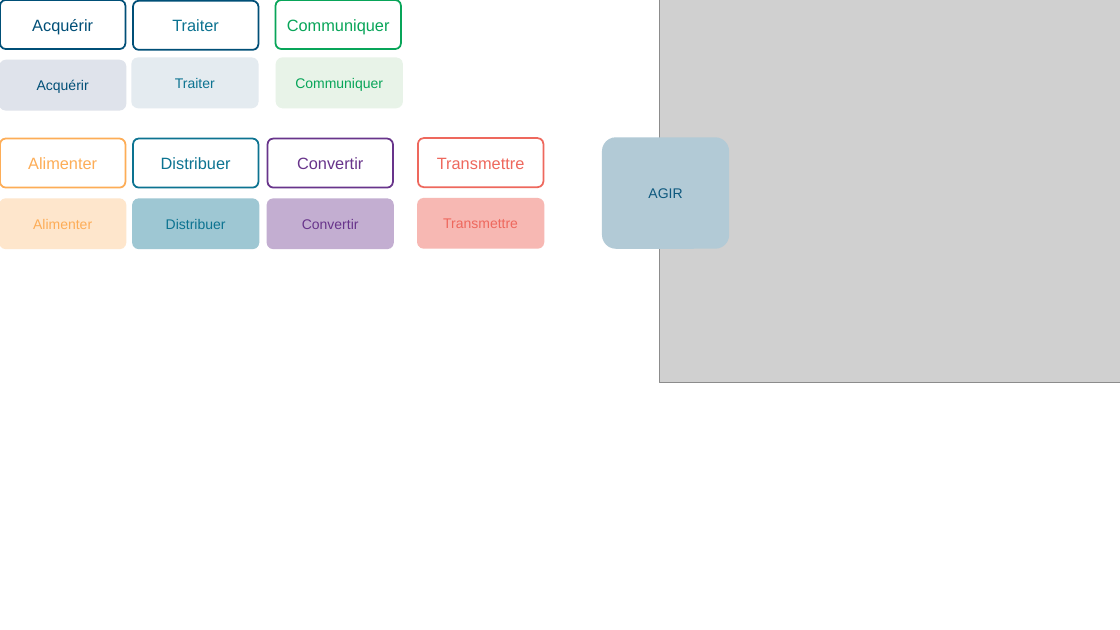
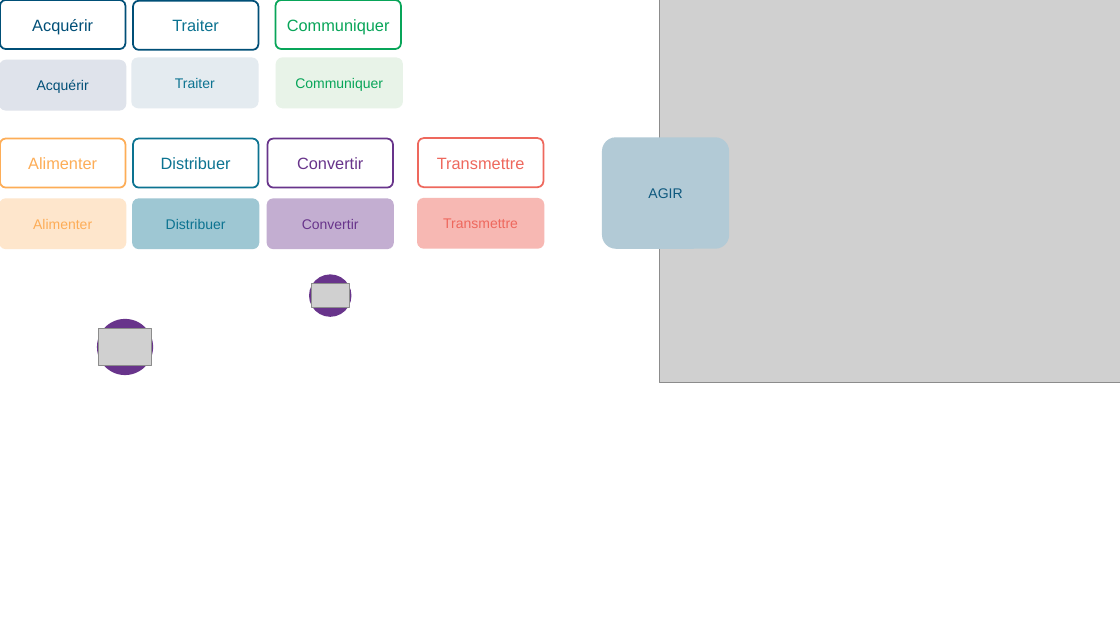
Before and after one commit to xpessoles/TP_Documents_PSI, a slide deck: slide 1 of ChaineFonctionnelle_V2.pptx. Drawn at 1120x630 pixels with LibreOffice and Linux fonts; fonts in the diff are those of the drawing; grey boxes stand for pictures. Boxes give left, top, right and bottom in pixels: in the first picture for what was removed or moved away, otherwise in the second. Text is boxed around its words. In the diff, an @@ line names an element or a change of style, - is before the commit and + after.

```diff
--- a/ChaineFonctionnelle_V2.pptx
+++ b/ChaineFonctionnelle_V2.pptx
@@ ellipse added at (309, 275, 352, 318), fill #68348B @@
@@ picture added at (311, 284, 350, 308) @@
@@ ellipse added at (97, 319, 153, 376), fill #68348B @@
@@ picture added at (98, 329, 151, 365) @@
```
Also in this commit, not shown: 1 slide added, 1 slide removed.
